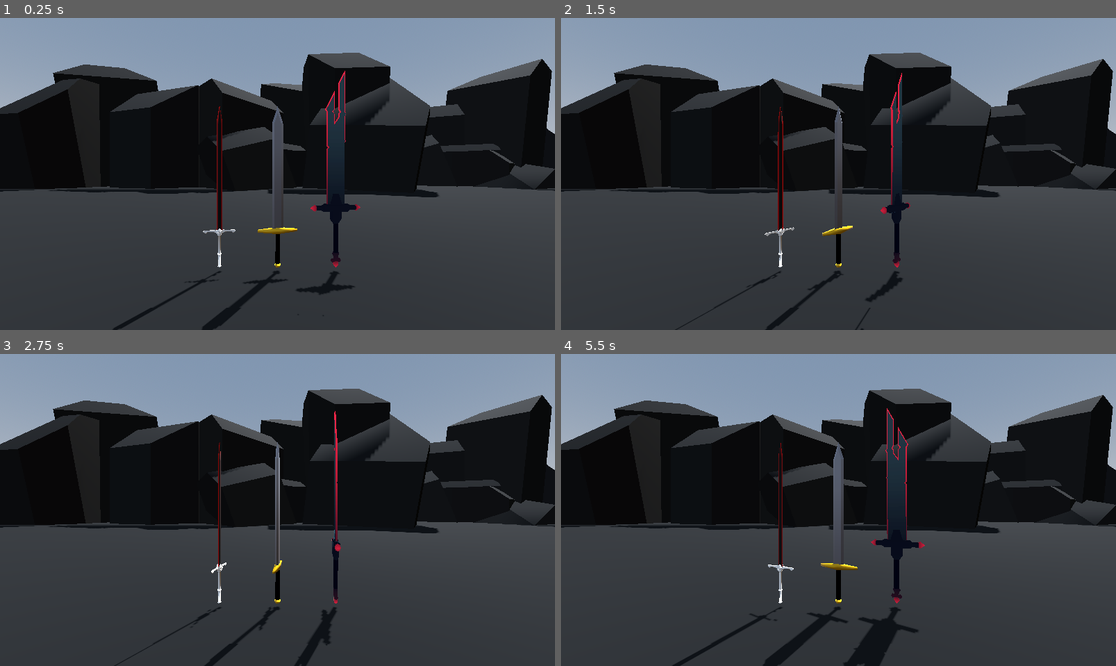
Above: before the commit, frames 1-4 (two rows, left to right).
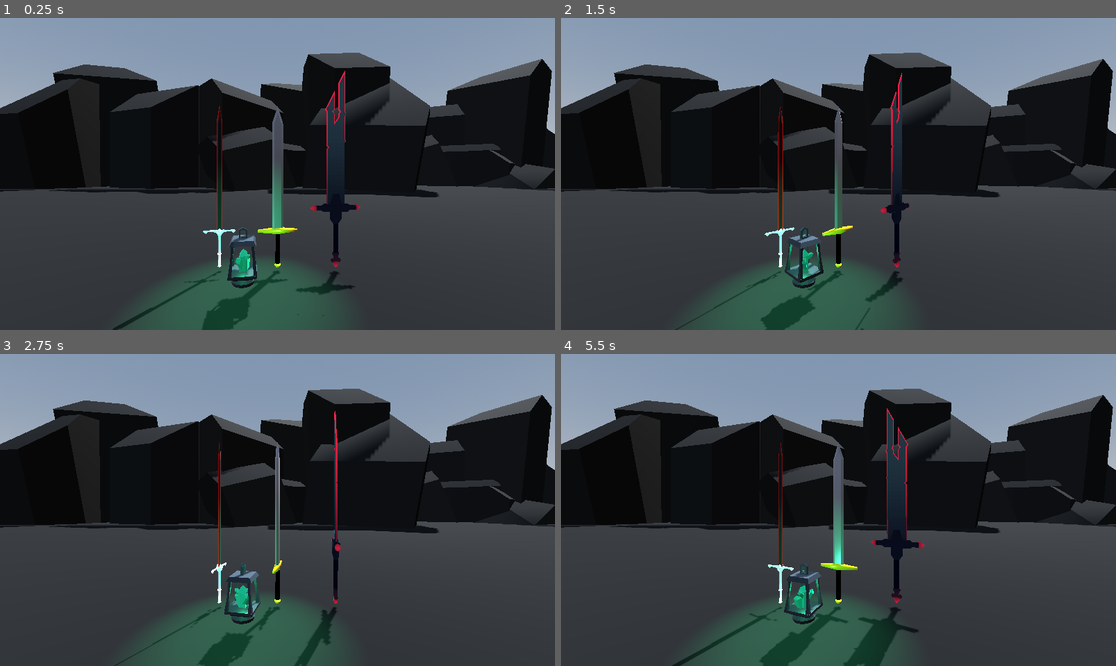
Above: after the commit, the same moments.

Repository: KameronHodge/KameronHodge.github.io
Game: Godot game, scene res://Scenes/display.tscn
Same seed, same stepped clock (60 frames per second), same inputs: the game is played once before the commit and once after it.
Inputs:
- Up to frame 1 (0.25 s): no input
- Up to frame 2 (1.5 s): no input
- Up to frame 3 (2.75 s): no input
- Up to frame 4 (5.5 s): no input

The runs differ from the first frame. In frame 1, 7.1% of the frame differs, in the area x 24-61%, y 48-100%; in frame 2, 6.8%; in frame 3, 6.7%; in frame 4, 7.0%.

Commit message:
added lantern

Diff:
--- /dev/null
+++ b/project/webportfoliotest/Assets/Lanterns/lantern.tscn
@@ -0,0 +1,5 @@
+[gd_scene load_steps=2 format=3 uid="uid://byplahc050gsk"]
+
+[ext_resource type="PackedScene" uid="uid://cnrvrk08y4xi8" path="res://Assets/Lanterns/lantern.glb" id="1_kxgpu"]
+
+[node name="lantern" instance=ExtResource("1_kxgpu")]
--- a/project/webportfoliotest/Scenes/display.tscn
+++ b/project/webportfoliotest/Scenes/display.tscn
@@ -1,10 +1,11 @@
-[gd_scene load_steps=10 format=3 uid="uid://cnmby3vnmtffu"]
+[gd_scene load_steps=11 format=3 uid="uid://cnmby3vnmtffu"]
 
 [ext_resource type="PackedScene" uid="uid://tgruy6eujs1q" path="res://Assets/Weapons/Sword/sword.tscn" id="1_odar2"]
 [ext_resource type="Script" uid="uid://c2d2k5lbn84e6" path="res://Scripts/RotateScript.gd" id="2_oe3w4"]
 [ext_resource type="PackedScene" uid="uid://6lkov81ery6l" path="res://Assets/Weapons/Sword/newsword.tscn" id="3_oe3w4"]
 [ext_resource type="PackedScene" uid="uid://dvkhfuq5mcrj1" path="res://Assets/Weapons/Sword/bettersword.tscn" id="4_us5k4"]
 [ext_resource type="PackedScene" uid="uid://1lmkqo8jtwpk" path="res://Assets/Nature/Rocks/low_poly_rock.tscn" id="5_xptpx"]
+[ext_resource type="PackedScene" uid="uid://byplahc050gsk" path="res://Assets/Lanterns/lantern.tscn" id="6_exjqb"]
 
 [sub_resource type="ProceduralSkyMaterial" id="ProceduralSkyMaterial_ru5jf"]
 sky_horizon_color = Color(0.662243, 0.671743, 0.686743, 1)
@@ -63,3 +64,13 @@
 
 [node name="low poly rock4" parent="Node" instance=ExtResource("5_xptpx")]
 transform = Transform3D(-34.0143, 0, -36.6473, 0, 50, 0, 36.6473, 0, -34.0143, -10.8923, -25.8824, -110.657)
+
+[node name="lantern" parent="." instance=ExtResource("6_exjqb")]
+transform = Transform3D(-1.4487e-08, 0, -0.331424, 0, 0.331424, 0, 0.331424, 0, -1.4487e-08, -1.80227, -2.27261, 3.07964)
+script = ExtResource("2_oe3w4")
+
+[node name="OmniLight3D" type="OmniLight3D" parent="lantern"]
+light_color = Color(0.197465, 1, 0.672676, 1)
+light_energy = 1.669
+omni_range = 6.646
+omni_attenuation = -0.445
Binary file added: project/webportfoliotest/Assets/Lanterns/lantern.glb
Not shown, added: project/webportfoliotest/Assets/Lanterns/lantern.glb.import
Binary file added: project/webportfoliotest/Assets/Lanterns/lantern_KamTVGradientMaster2.png
Not shown, added: project/webportfoliotest/Assets/Lanterns/lantern_KamTVGradientMaster2.png.import
